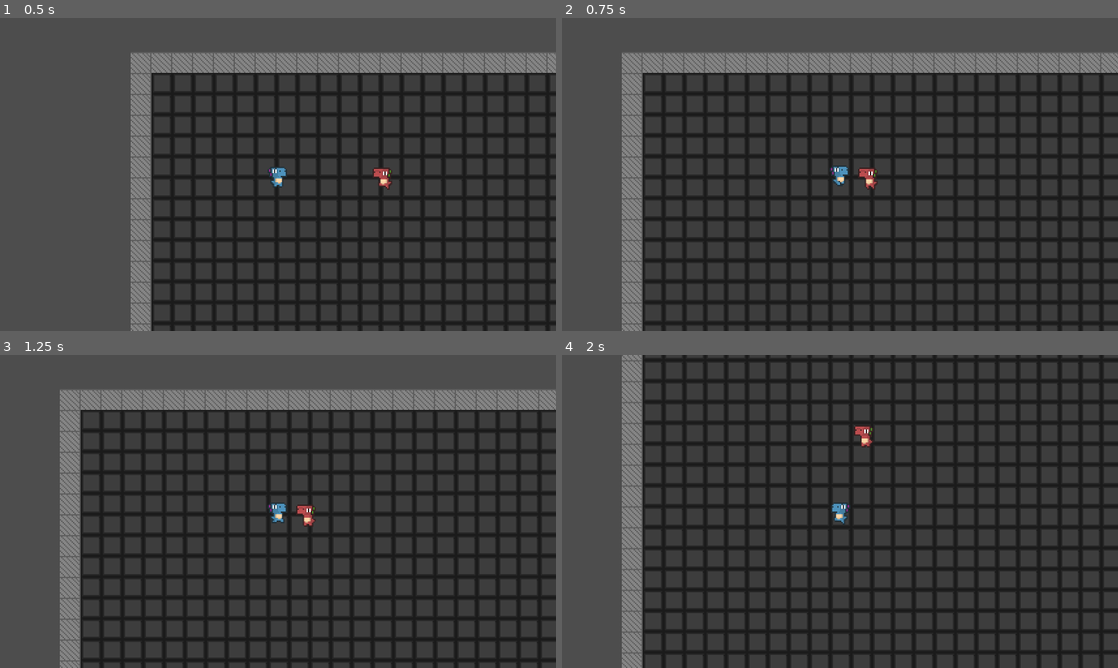
Above: before the commit, frames 1-4 (two rows, left to right).
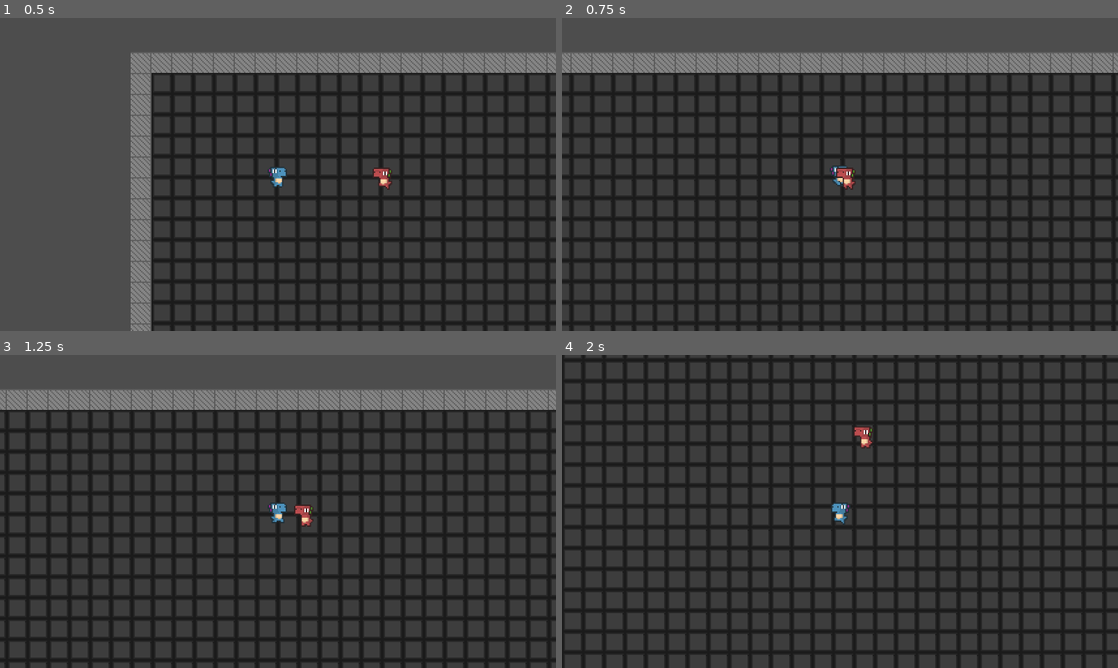
Above: after the commit, the same moments.

Repository: lopezmseb/neon-requiem
Game: Godot game, scene res://Scripts/test.tscn
Two runs of this game, one before a commit and one after it. Both use one fixed random seed, a clock stepped at 60 frames per second and the inputs below.
Inputs:
- Up to frame 1 (0.5 s): no input
- Up to frame 2 (0.75 s): hold D (right) from 0.53 s (still down); tap Space (dash) at 0.6 s
- Up to frame 3 (1.25 s): keep holding D (right)
- Up to frame 4 (2 s): release D (right) at 1.28 s; hold S (down) from 1.28 s (still down); tap Space (dash) at 1.35 s

Frame 1 is identical in both runs. In frame 2, 25% of the frame differs, in the area x 0-100%, y 11-100%; in frame 3, 24%; in frame 4, 21%.

Commit message:
Base Stats (WIP)

Diff:
--- /dev/null
+++ b/Neon Requiem/Resources/HealthComponent.tres
@@ -0,0 +1,3 @@
+[gd_resource type="Resource" format=3 uid="uid://ushwlulwr1qs"]
+
+[resource]
--- a/Neon Requiem/Scenes/BaseEnemy.tscn
+++ b/Neon Requiem/Scenes/BaseEnemy.tscn
@@ -1,10 +1,11 @@
-[gd_scene load_steps=16 format=3 uid="uid://577xd1d52p1t"]
+[gd_scene load_steps=17 format=3 uid="uid://577xd1d52p1t"]
 
 [ext_resource type="Script" path="res://Scripts/Enemy/BaseEnemy.gd" id="1_eknkv"]
 [ext_resource type="Texture2D" uid="uid://d1n36dwike423" path="res://Assets/TestAssets/CharacterSprites/sheets/DinoSprites - mort.png" id="1_vor37"]
 [ext_resource type="Script" path="res://Scripts/States/StateMachine.gd" id="2_1hncl"]
 [ext_resource type="Script" path="res://Scripts/States/Enemies/EnemyIdle.gd" id="4_4lkf5"]
 [ext_resource type="Script" path="res://Scripts/States/Enemies/EnemyFollow.gd" id="5_h2kdd"]
+[ext_resource type="Script" path="res://Scripts/Stats/HealthComponent.gd" id="6_t48s2"]
 
 [sub_resource type="AtlasTexture" id="AtlasTexture_rnh6i"]
 atlas = ExtResource("1_vor37")
@@ -78,6 +79,8 @@
 [sub_resource type="RectangleShape2D" id="RectangleShape2D_vxlqs"]
 
 [node name="BaseEnemy" type="CharacterBody2D"]
+collision_layer = 2
+collision_mask = 7
 script = ExtResource("1_eknkv")
 
 [node name="AnimatedSprite2D" type="AnimatedSprite2D" parent="."]
@@ -101,3 +104,6 @@
 script = ExtResource("5_h2kdd")
 enemy = NodePath("../..")
 animate = NodePath("../../AnimatedSprite2D")
+
+[node name="HealthComponent" type="Node" parent="."]
+script = ExtResource("6_t48s2")
--- /dev/null
+++ b/Neon Requiem/Scripts/Stats/AttackComponent.gd
@@ -0,0 +1,11 @@
+class_name AttackComponent
+
+const DEFAULT_ATTACK = 10
+@export var baseAttack: float = DEFAULT_ATTACK
+
+func _init(attack: float = DEFAULT_ATTACK):
+	baseAttack = attack
+
+# Useless for now, but more useful when we have multipliers
+func calculateDamage():
+	return baseAttack
--- /dev/null
+++ b/Neon Requiem/Scripts/Stats/HealthComponent.gd
@@ -0,0 +1,8 @@
+extends Node
+class_name HealthComponent
+
+@export var MAX_HEALTH : float = 100
+@onready var currentHealth: float = MAX_HEALTH
+
+func damage(attack: AttackComponent):
+	currentHealth -= attack.calculateDamage()
